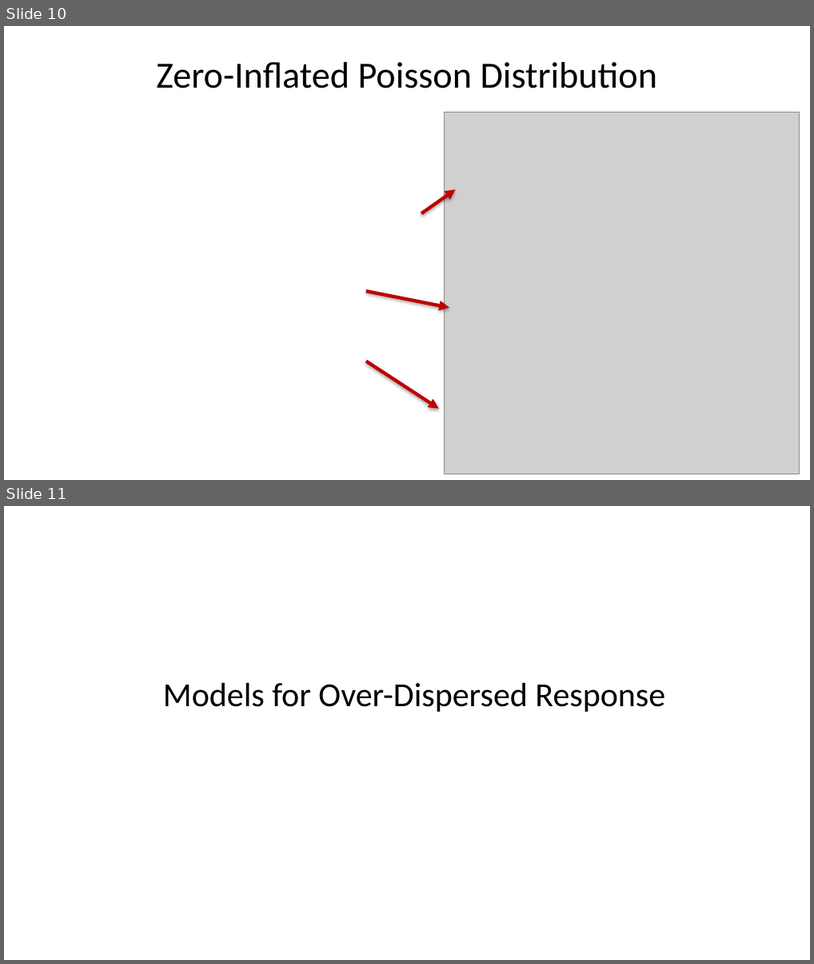
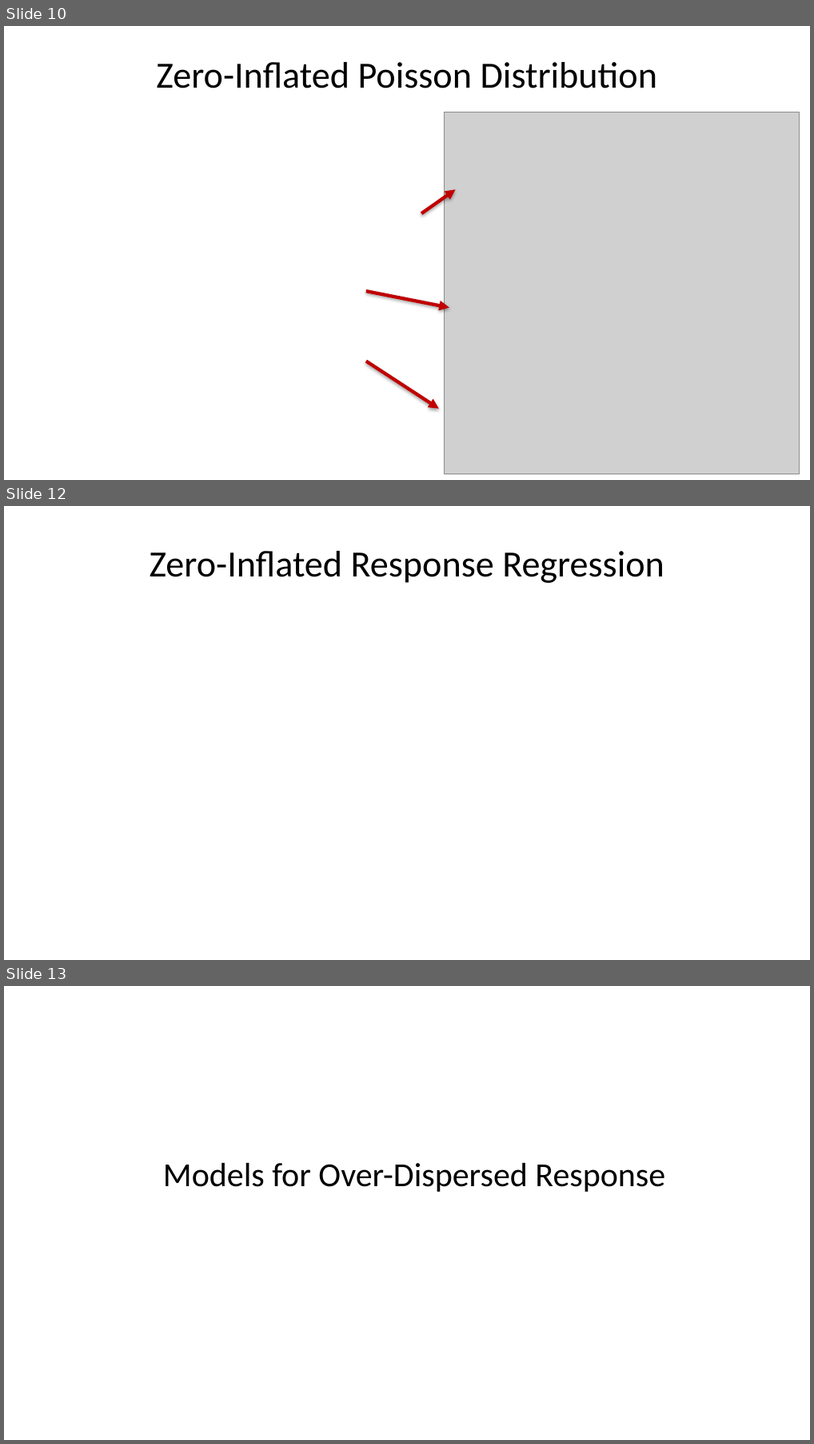
Before and after one commit to StephenElston/CSCI-E-83, a slide deck: LectureSlides/10b_ModelsFor OutliersAndOverdispersion.pptx. Shown one above the other, each under a label of ours: slides 10 and 11 before the commit, slides 10, 12 and 13 after it; the slides between them are not shown. The pictures are 814x964 and 814x1444 pixels, drawn with LibreOffice and Linux fonts; fonts in the diff are those of the drawing; grey boxes stand for pictures. Boxes give left, top, right and bottom in pixels: in the first picture for what was removed or moved away, otherwise in the second. Text is boxed around its words. In the diff, an @@ line names an element or a change of style, - is before the commit and + after.

```diff
--- a/LectureSlides/10b_ModelsFor OutliersAndOverdispersion.pptx
+++ b/LectureSlides/10b_ModelsFor OutliersAndOverdispersion.pptx
@@ slide 12 added at (4, 506, 810, 960), background #FFFFFF @@
@@ title added at (150, 551, 665, 583), 33 pt, text #000000 @@
+Zero-Inflated Response Regression
@@ what was slide 11 is now slide 13 @@
```
Also in this commit, not shown: 6 slides changed, 10 other slides added, 2 slides removed.
